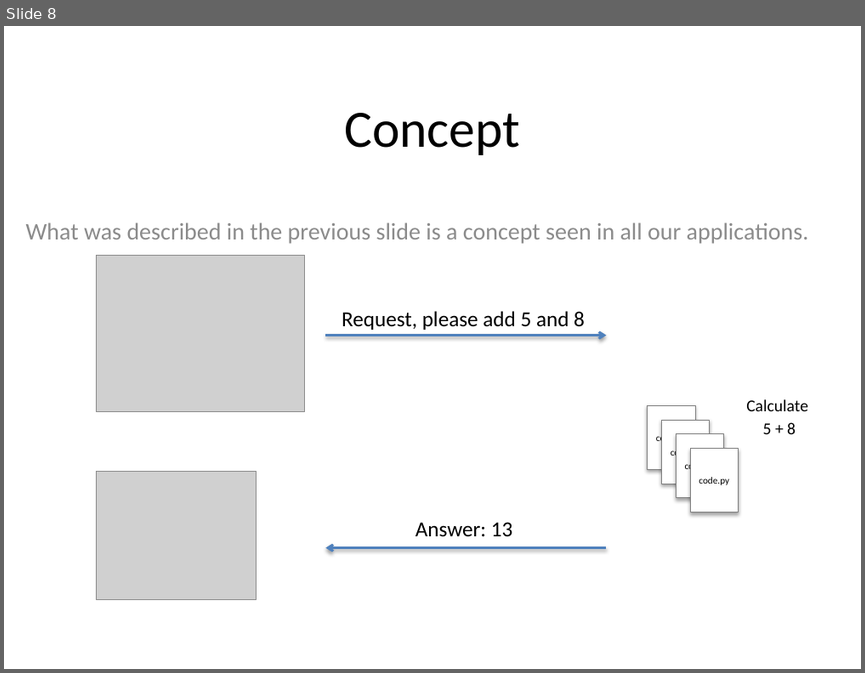
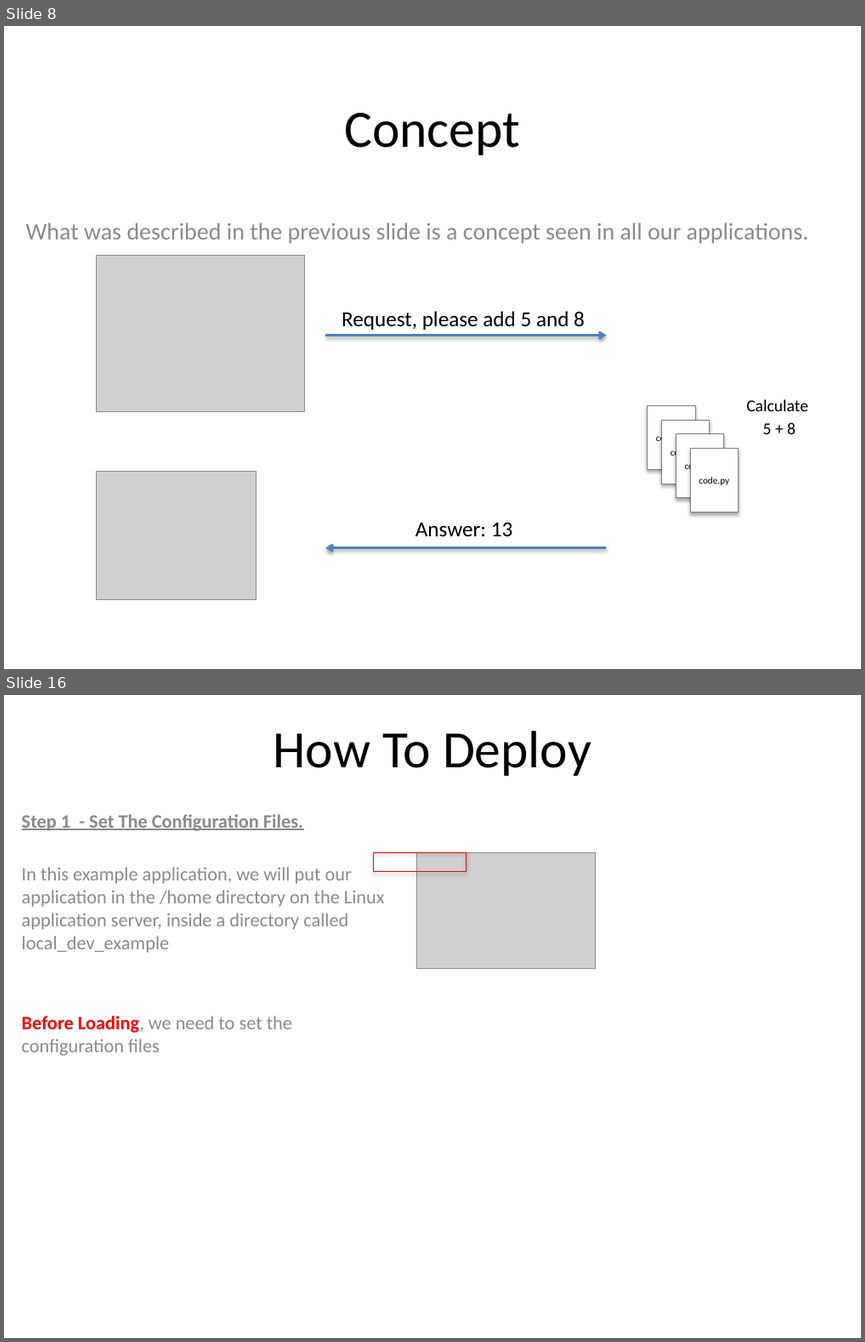
Before and after one commit to SMPirelli/local_dev_example, a slide deck: GuideBook.pptx. Shown one above the other, each under a label of ours: slide 8 before the commit, slides 8 and 16 after it; the slides between them are not shown. The pictures are 865x673 and 865x1342 pixels, drawn with LibreOffice and Linux fonts; fonts in the diff are those of the drawing; grey boxes stand for pictures. Boxes give left, top, right and bottom in pixels: in the first picture for what was removed or moved away, otherwise in the second. Text is boxed around its words. In the diff, an @@ line names an element or a change of style, - is before the commit and + after.

Commit message:
Added Deployment Manual

```diff
--- a/GuideBook.pptx
+++ b/GuideBook.pptx
@@ slide 16 added at box(4, 695, 861, 1338), background #FFFFFF @@
@@ title added at box(273, 731, 591, 776), 44 pt, text #000000 @@
+How To Deploy
@@ subtitle added at box(22, 814, 385, 1055), 16 pt, text #8C8C8C @@
+Step 1 - Set The Configuration Files.
+In this example application, we will put our application in the /home directory on the Linux application server, inside a directory called local_dev_example
+Before Loading, we need to set the configuration files
@@ rectangle added at box(373, 852, 466, 873), outline #FF0000 0.75 pt @@
@@ picture added at box(417, 852, 596, 969) @@
```
Also in this commit, not shown: 5 slides changed, 13 other slides added, 1 other file.
